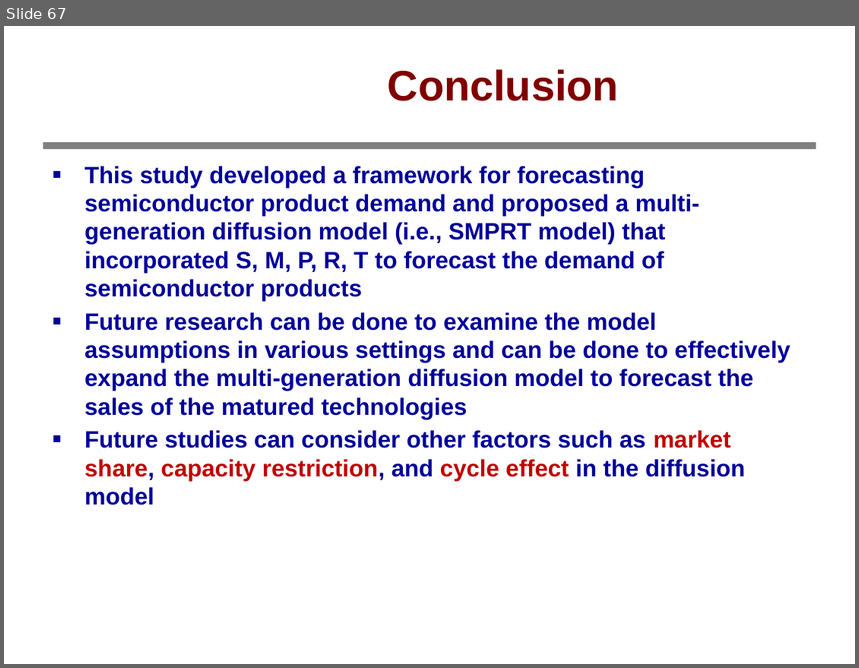
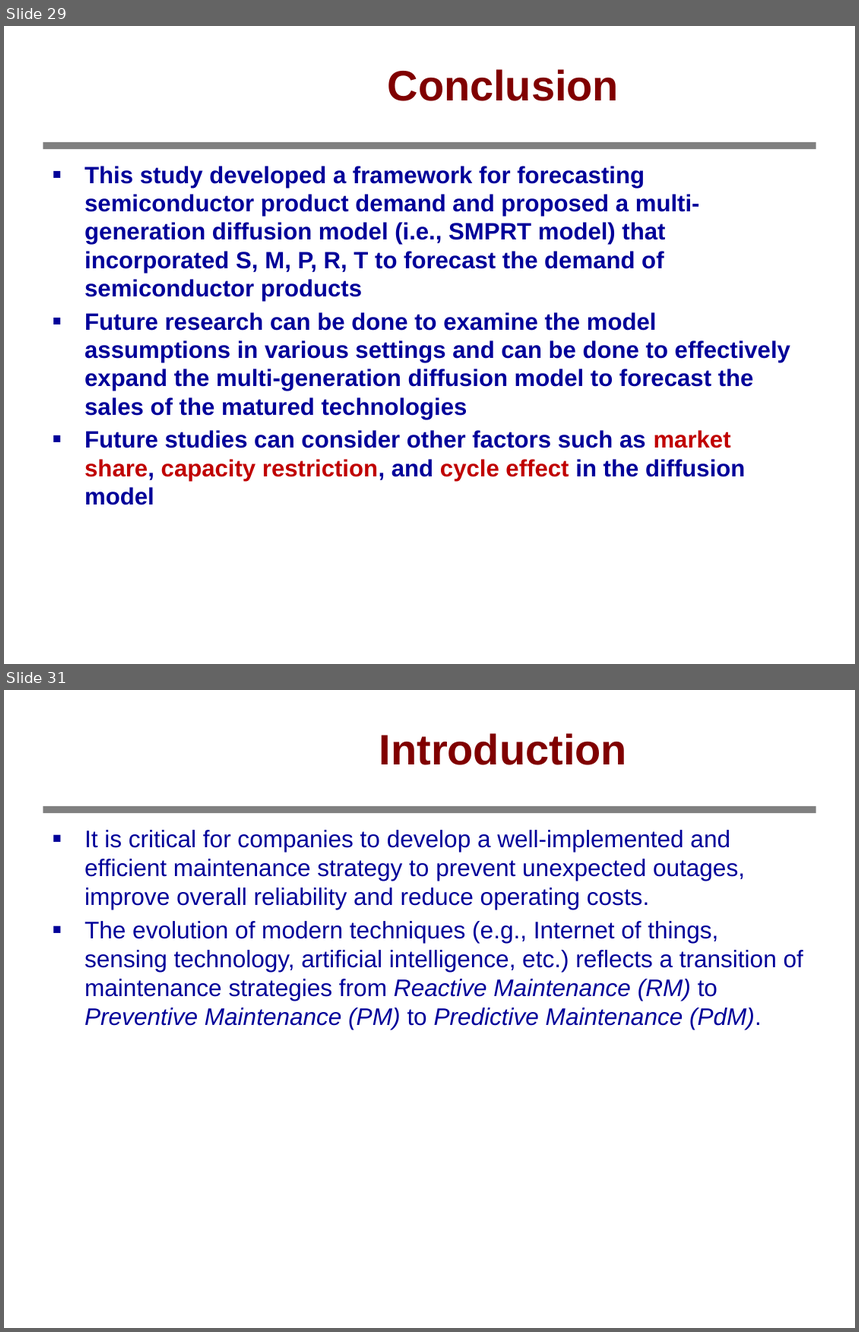
Before and after one commit to bbq9793101pohsien/Test_data, a slide deck: 學術交流.pptx. Shown one above the other, each under a label of ours: slide 67 before the commit, slides 29 and 31 after it; the slides between them are not shown. The pictures are 859x668 and 859x1332 pixels, drawn with LibreOffice and Linux fonts; fonts in the diff are those of the drawing; background and template pictures are left out. Boxes give left, top, right and bottom in pixels: in the first picture for what was removed or moved away, otherwise in the second. Text is boxed around its words. In the diff, an @@ line names an element or a change of style, - is before the commit and + after.

```diff
--- a/學術交流.pptx
+++ b/學術交流.pptx
@@ slide 31 added at [4, 690, 855, 1328], background #FFFFFF; not listed: 1 template element that a slide beside it also shows @@
@@ title added at [379, 733, 627, 765], 36 pt, text #800000, bold @@
+Introduction
@@ text added at [85, 830, 804, 1030], 20.3 pt, text #000099 @@
+■ It is critical for companies to develop a well-implemented and efficient maintenance strategy to prevent unexpected outages, improve overall reliability and reduce operating costs.
+■ The evolution of modern techniques (e.g., Internet of things, sensing technology, artificial intelligence, etc.) reflects a transition of maintenance strategies from Reactive Maintenance (RM) to Preventive Maintenance (PM) to Predictive Maintenance (PdM).
@@ page number added at [654, 1304, 852, 1328], 12.9 pt, text #FFFFFF @@
+31
@@ what was slide 67 is now slide 29 @@
```
Also in this commit, not shown: 16 other slides added, 38 slides removed.
